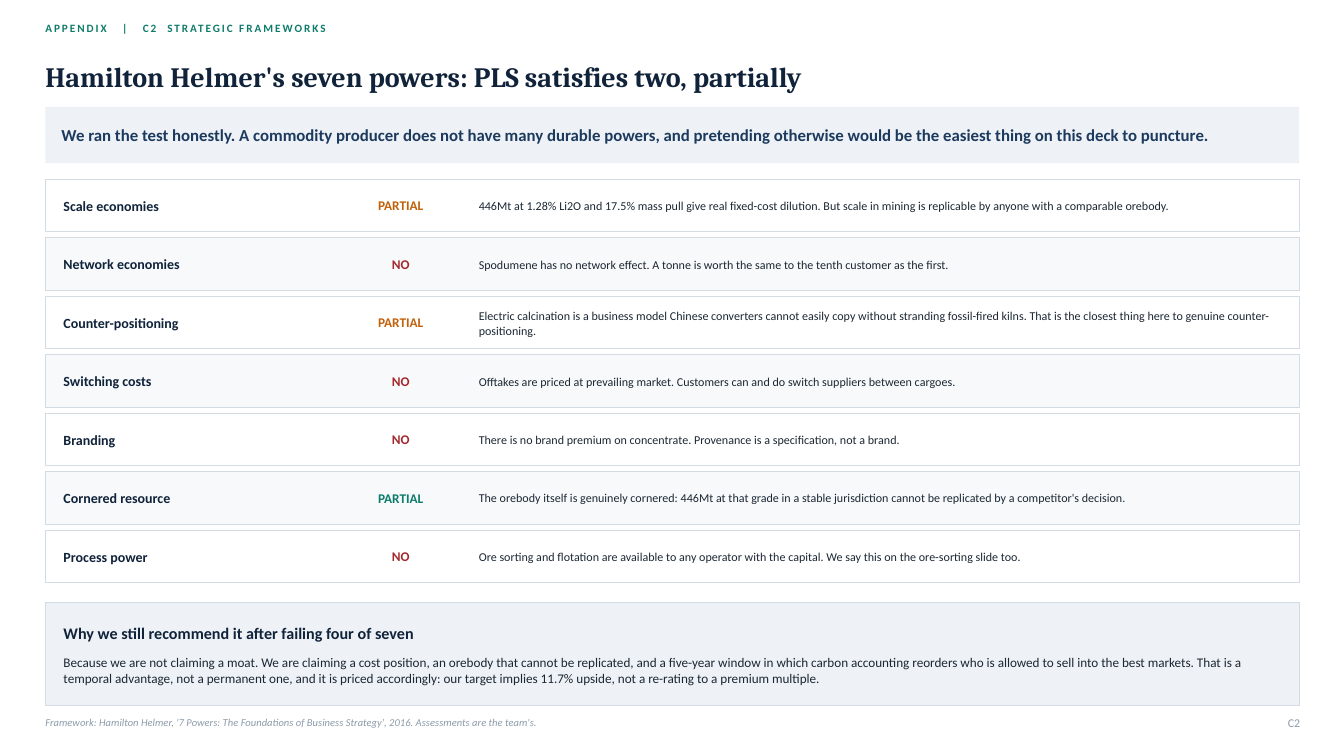
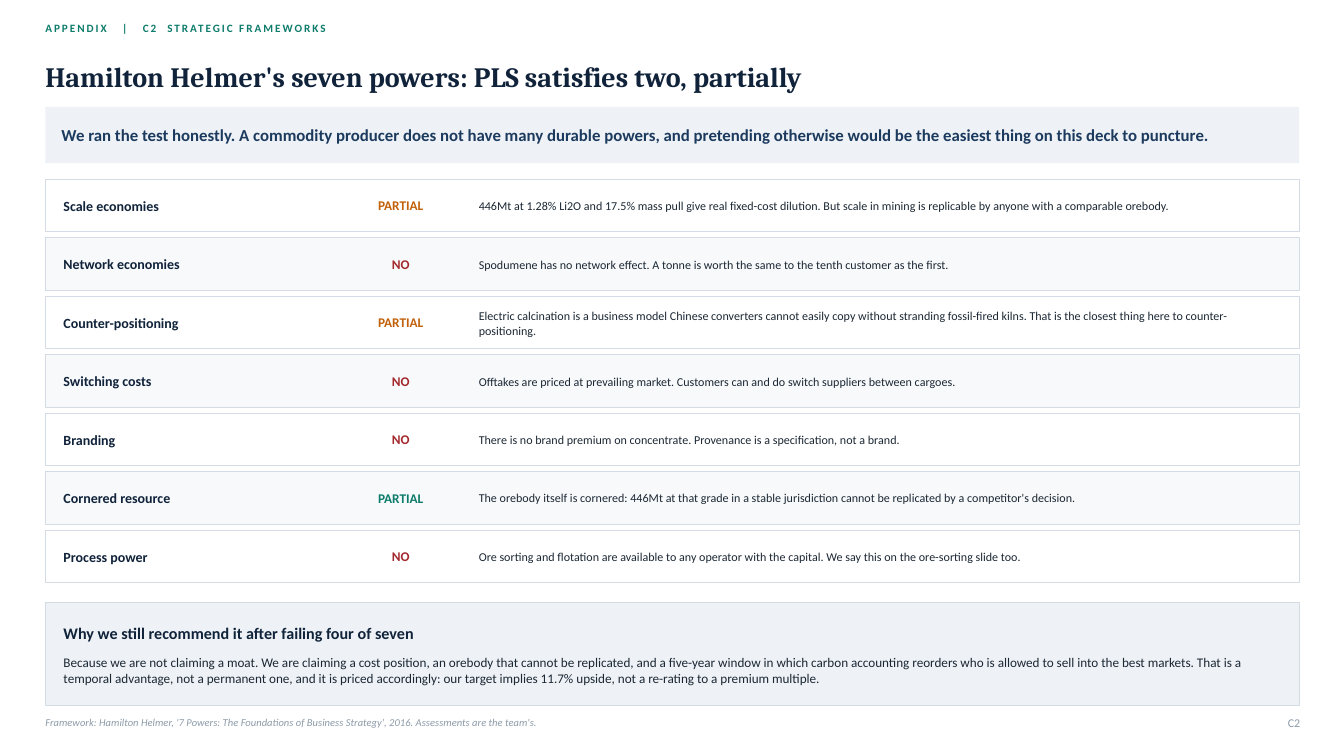
Before and after one commit to SportsSwap/for-claude, a slide deck: slide 44 of deck/PLS_Group_FMAA_2026.pptx. Drawn at 1344x756 pixels with LibreOffice and Linux fonts; fonts in the diff are those of the drawing. Boxes give left, top, right and bottom in pixels: in the first picture for what was removed or moved away, otherwise in the second. Text is boxed around its words. In the diff, an @@ line names an element or a change of style, - is before the commit and + after.

```diff
--- a/deck/PLS_Group_FMAA_2026.pptx
+++ b/deck/PLS_Group_FMAA_2026.pptx
@@ text at (x1=479, y1=311, x2=1227, y2=337): text changed @@
-Electric calcination is a business model Chinese converters cannot easily copy without stranding fossil-fired kilns. That is the closest thing here to genuine counter-positioning.
+Electric calcination is a business model Chinese converters cannot easily copy without stranding fossil-fired kilns. That is the closest thing here to counter-positioning.
@@ text at (x1=479, y1=493, x2=1075, y2=504): text changed @@
-The orebody itself is genuinely cornered: 446Mt at that grade in a stable jurisdiction cannot be replicated by a competitor's decision.
+The orebody itself is cornered: 446Mt at that grade in a stable jurisdiction cannot be replicated by a competitor's decision.
```
Also in this commit, not shown: 14 other slides changed, 7 other files.
